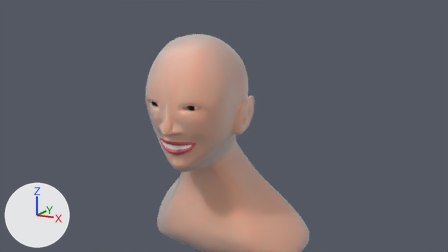
One commit to the Blender file Human Head/Hayley.blend: the scene before it, then after it.
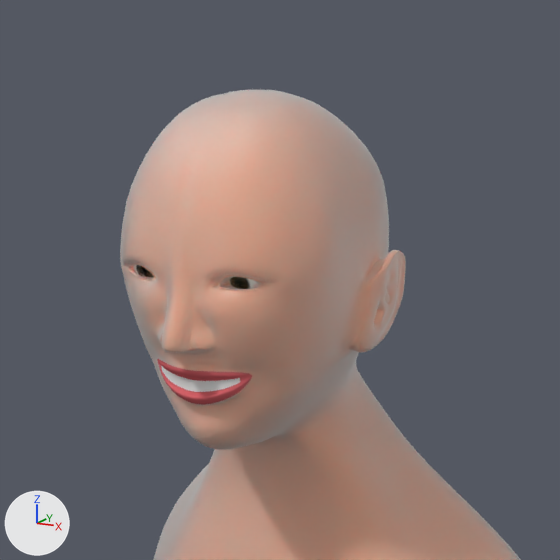
There are two pictures of each version: one from the file's camera 'Camera', one close up on the part from 22% to 70% of the width and 0% to 85% of the height. Arrows for +X, +Y and +Z are at lower left; the lights stay in place.

In view in the first close-up: 'Detailed Mesh', 'Eye'.
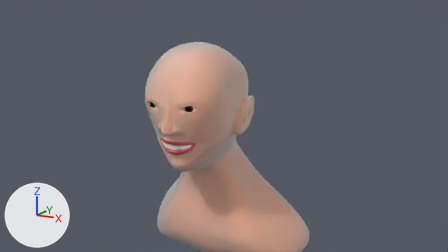
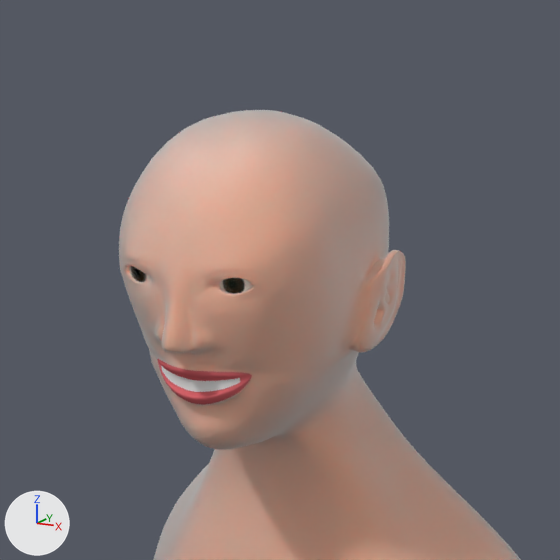
The change, as a list of edits to the scene's bpy script:
```text
Change me_cube_001:
    used by ob_detailed_mesh; location = (0.09, 0.0, 0.82); scale = (2.87, 2.87, 2.87)
    remove me_cube_001.from_pydata(...)  # 570 vertices, 548 faces; spans x 0.0..1.45, y -0.83..1.28, z -2.7..0.8
    add me_cube_001.from_pydata(...)  # 565 vertices, 544 faces; spans x 0.0..1.45, y -0.83..1.28, z -2.7..0.69
    me_cube_001 part 1
    16 vertices are removed from x 0.06..0.51, y -0.71..-0.49, z -0.3..-0.04
    37 faces are deleted
    10 vertices in x 0.0..0.37, y -0.09..0.71, z 0.42..0.79 move by (0.0, 0.0, -0.1)
    3 vertices in x 0.0..0.49, y -0.72..-0.5, z -0.12..-0.07 move by (0.0, -0.02, 0.0)
    3 vertices in x 0.0..0.35, y -0.45..-0.42, z 0.59..0.63 move by (0.0, -0.05, -0.11)
    3 vertices in x 0.2..0.28, y -0.64..-0.54, z -0.48..-0.1 move by (0.0, -0.02, 0.01)
    3 vertices in x 0.16..0.43, y -0.66..-0.55, z -0.35..-0.05 move by (-0.01, -0.04, 0.0)
    82 vertices move from x 0.0..0.62, y -0.71..0.7, z -0.69..0.8 to x 0.0..0.6, y -0.73..0.7, z -0.72..0.69
    11 vertices are added at x 0.04..0.49, y -0.73..-0.51, z -0.43..-0.02
    33 new faces join them, mat_skin_base
Change ob_eye:
    ob_eye.location: (0.85, -1.28, 0.73) -> (0.81, -1.42, 0.61)
    ob_eye.rotation_euler: (-3.772, -0.985, -0.762) -> (4.668, -0.557, -2.823)  # degrees (-216, -56, -44) -> degrees (267, -32, -162)
```

Changed parts and their boxes [x1, y1, x2, y2] in the close-ups (560 x 560 px; the box of a moved part takes in the faces that stretch with it):
'Detailed Mesh', reshaped: before [120, 90, 521, 560]; after [119, 110, 521, 560]
'Eye', reshaped, moved, turned: before [133, 265, 258, 289]; after [129, 265, 251, 294]
part 1 of me_cube_001, moved or reshaped: before [120, 90, 389, 427]; after [119, 110, 389, 427]
